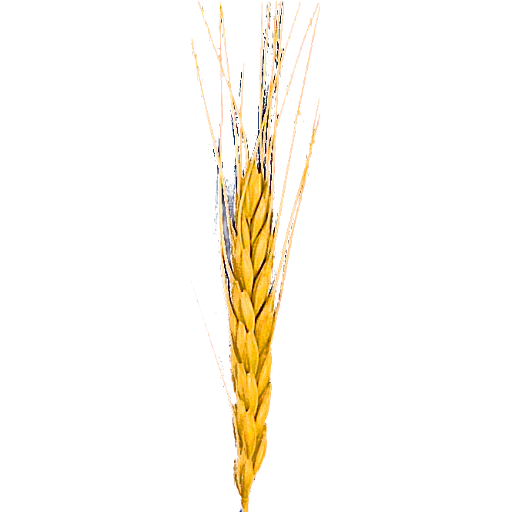
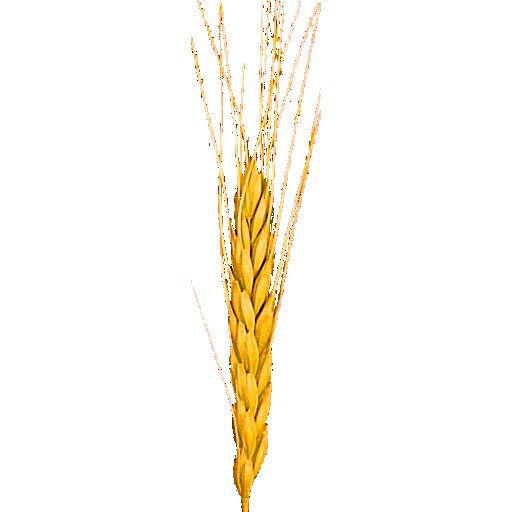
Revision of a layered 512x512 image; what changed, layer by layer:
painted on "Clipboard" over [191, 0, 321, 512]
